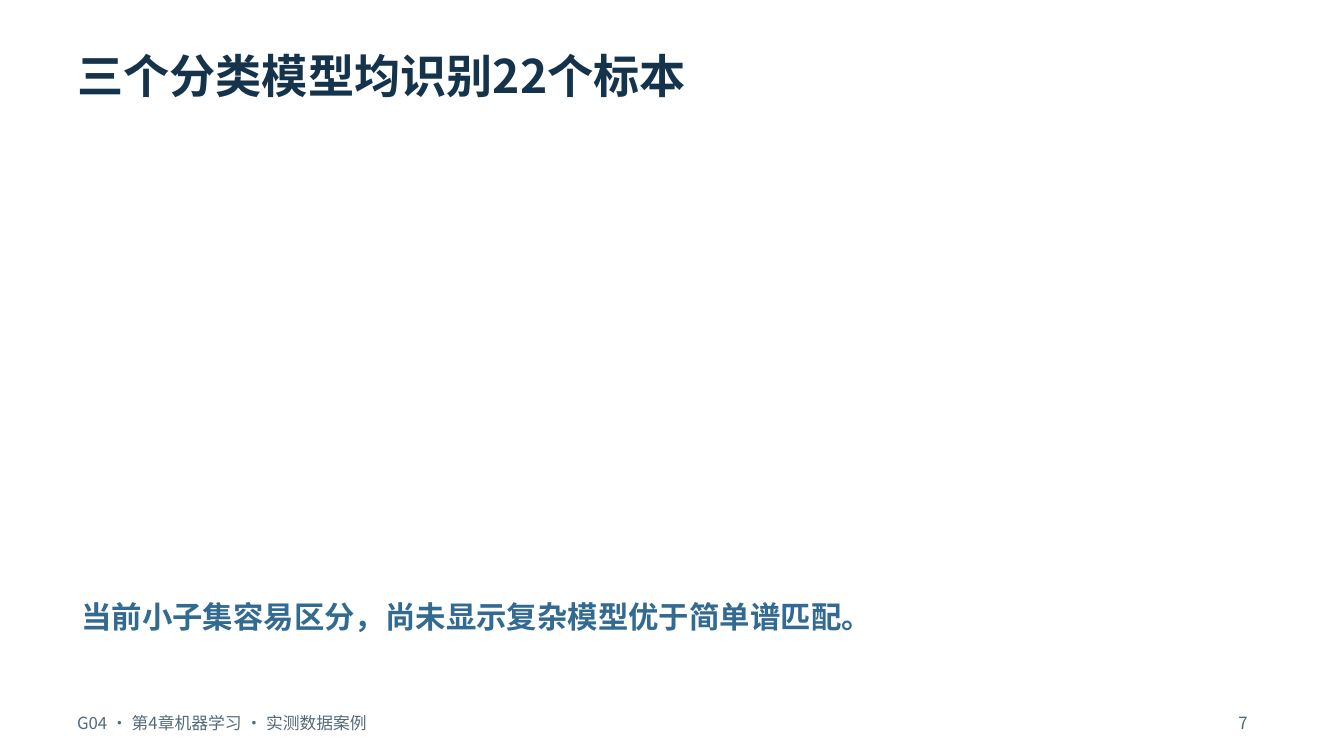
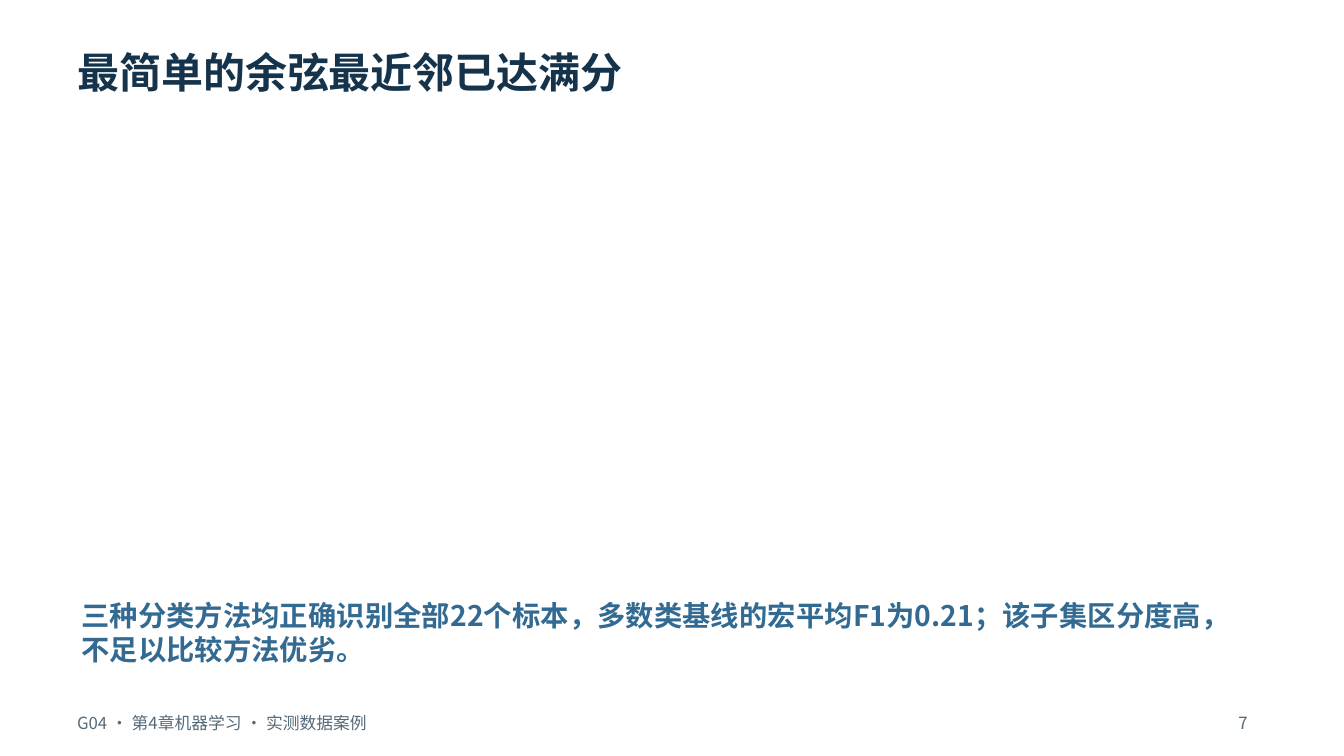
Before and after one commit to hachimi-rabbit/intelligent-analytical-chemistry, a slide deck: slide 7 of resources/annual/2026-2027/student-reports/ch04/G04-Raman-Real-Report.pptx. Drawn at 1344x756 pixels with LibreOffice and Linux fonts; fonts in the diff are those of the drawing. Boxes give left, top, right and bottom in pixels: in the first picture for what was removed or moved away, otherwise in the second. Text is boxed around its words. In the diff, an @@ line names an element or a change of style, - is before the commit and + after.

```diff
--- a/resources/annual/2026-2027/student-reports/ch04/G04-Raman-Real-Report.pptx
+++ b/resources/annual/2026-2027/student-reports/ch04/G04-Raman-Real-Report.pptx
@@ text at (77,52,623,92): text changed; size 33 to 30 pt @@
-三个分类模型均识别22个标本
+最简单的余弦最近邻已达满分
@@ text at (81,602,1229,663): text changed; size 21.8 to 20.2 pt @@
-当前小子集容易区分，尚未显示复杂模型优于简单谱匹配。
+三种分类方法均正确识别全部22个标本，多数类基线的宏平均F1为0.21；该子集区分度高，不足以比较方法优劣。
```
Also in this commit, not shown: 9 other slides changed, 2 slides added, 2 slides removed, 5 other files.
